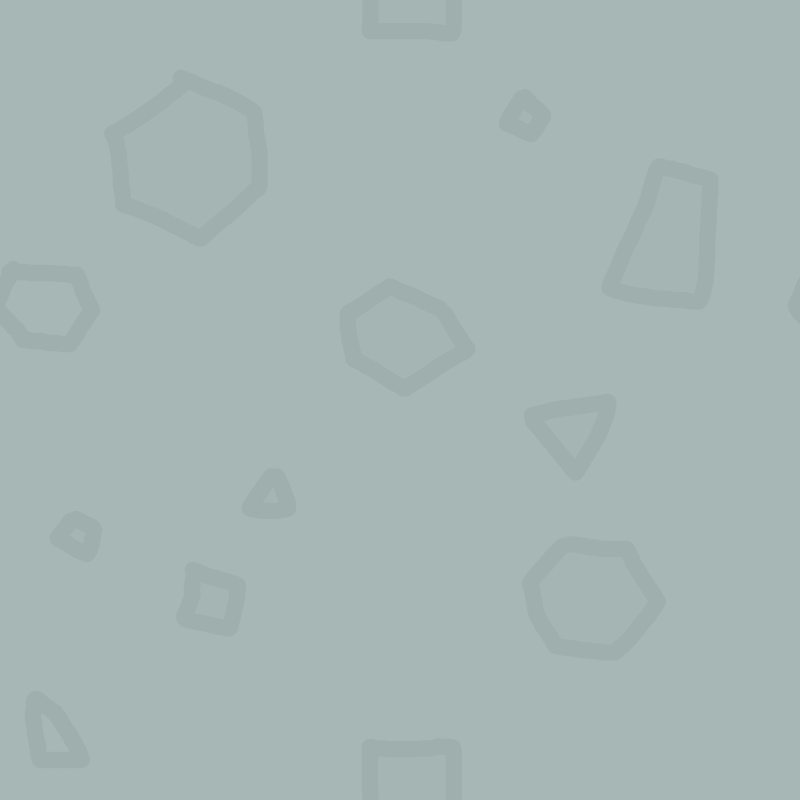
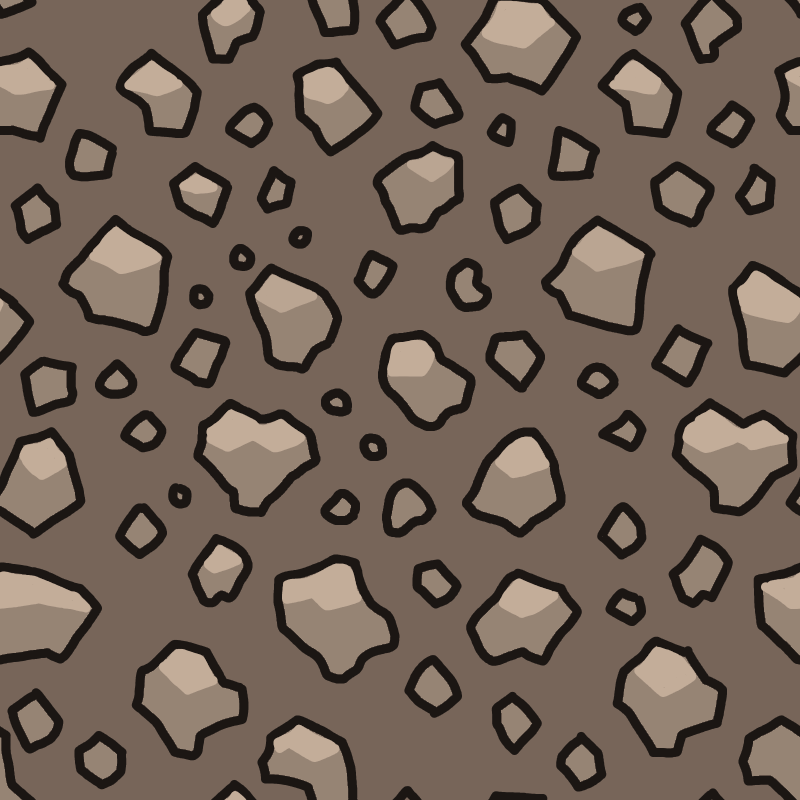
Layered file, before and after one edit (w=800, h=800). Changes by layer:
renamed "Stones" to "Ore Parts", opacity 24% → 100%, painted on it over left=0, top=0, right=800, bottom=800
painted on "Bg" over left=0, top=0, right=800, bottom=800
